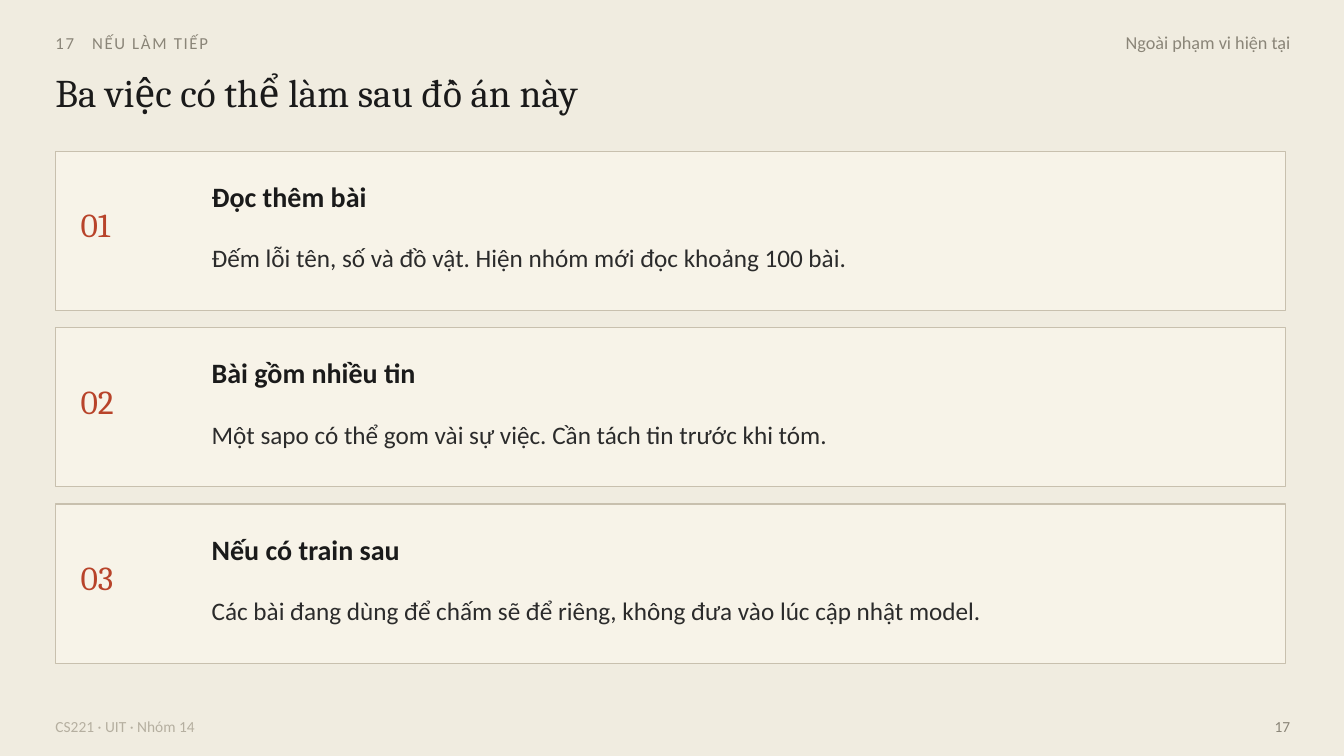
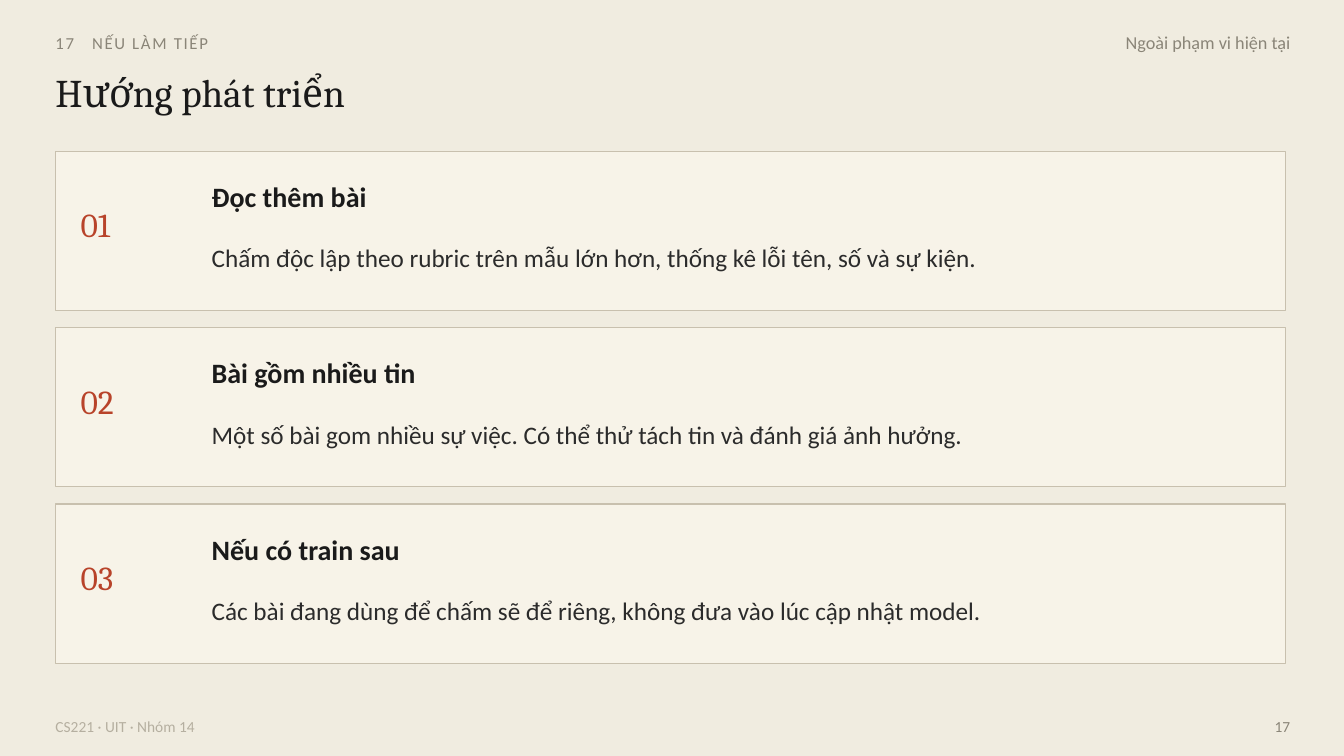
Before and after one commit to hoangdq08/uit-vietnews-summarization, a slide deck: slide 17 of slides/CS221-Vietnews-bao-ve.pptx. Drawn at 1344x756 pixels with LibreOffice and Linux fonts; fonts in the diff are those of the drawing. Boxes give left, top, right and bottom in pixels: in the first picture for what was removed or moved away, otherwise in the second. Text is boxed around its words. In the diff, an @@ line names an element or a change of style, - is before the commit and + after.

```diff
--- a/slides/CS221-Vietnews-bao-ve.pptx
+++ b/slides/CS221-Vietnews-bao-ve.pptx
@@ text at bbox=[181, 79, 254, 116]: text changed @@
-Ba việc có thể làm sau đồ án này
+Hướng phát triển
@@ text at bbox=[212, 247, 975, 272]: text changed @@
-Đếm lỗi tên, số và đồ vật. Hiện nhóm mới đọc khoảng 100 bài.
+Chấm độc lập theo rubric trên mẫu lớn hơn, thống kê lỗi tên, số và sự kiện.
@@ text at bbox=[212, 424, 961, 449]: text changed @@
-Một sapo có thể gom vài sự việc. Cần tách tin trước khi tóm.
+Một số bài gom nhiều sự việc. Có thể thử tách tin và đánh giá ảnh hưởng.
```
Also in this commit, not shown: 9 other slides changed, 28 other files.
